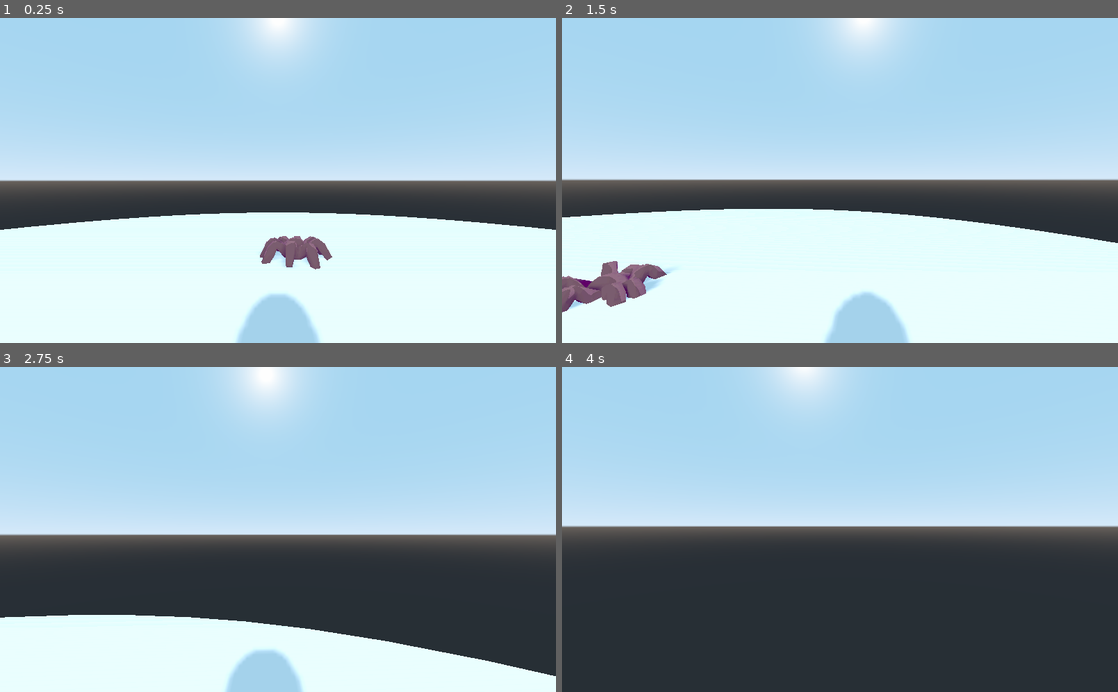
Above: before the commit, frames 1-4 (two rows, left to right).
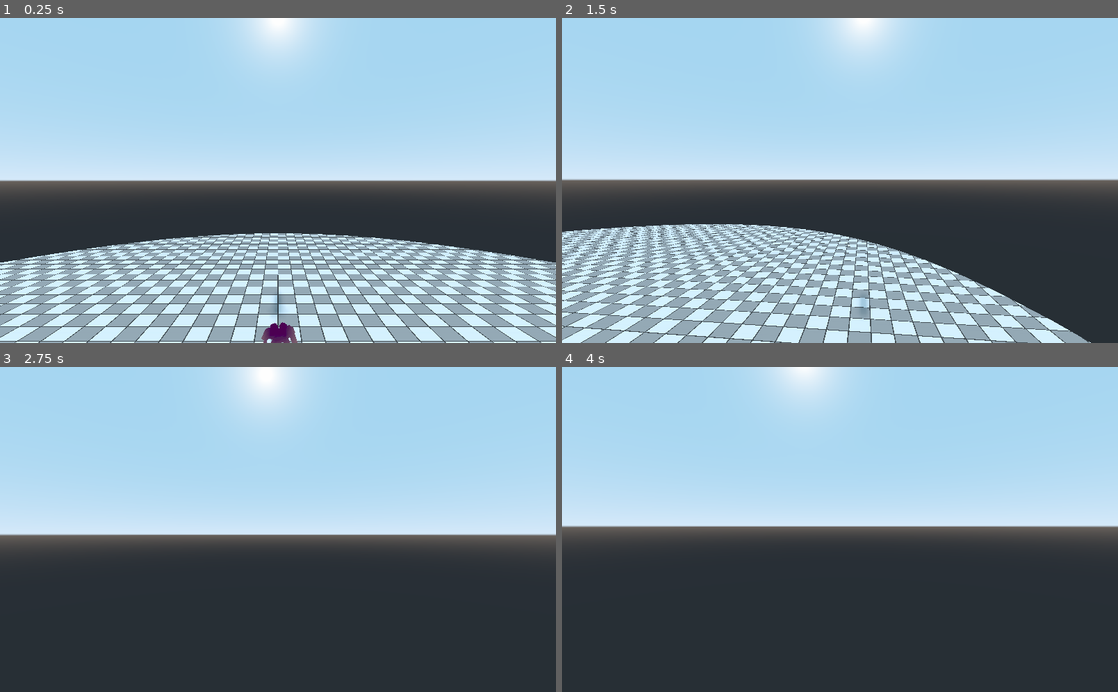
Above: after the commit, the same moments.

Repository: mdrgon1/SpiderBreeder
Game: Godot game, scene res://Scenes/Main.tscn
The game is run twice, just before and just after one commit, with the same random seed, the same clock (stepped at 60 frames per second) and the same inputs. This scene is started directly instead of the project's main scene.
Inputs (mouse positions are in pixels of both pictures, inside the frame that each line leads up to):
- Up to frame 1 (0.25 s): no input
- Up to frame 2 (1.5 s): tap Enter at 0.5 s; move the mouse to (962, 164) at 0.52 s; hold D (move_right) 0.53-1.28 s; tap Space (jump) at 0.6, 0.77, 1.07 s; click (962, 164) at 0.67 s; move the mouse to (812, 180) at 1.27 s; hold W (move_forward) from 1.28 s (still down); right-click (812, 180) at 1.35 s
- Up to frame 3 (2.75 s): keep holding W (move_forward); tap Space (jump) at 1.52, 1.55, 1.82, 2.3 s; move the mouse to (289, 523) at 2.02 s; press the mouse at (289, 523) at 2.03 s
- Up to frame 4 (4 s): keep holding W (move_forward); move the mouse to (834, 536) at 2.77 s; release the mouse at (834, 536) at 2.78 s; tap Space (jump) at 2.85, 3.02, 3.32, 3.5, 3.77, 3.8 s; move the mouse to (878, 532) at 3.52 s; hold Right mouse button (breed) from 3.53 s (still down)

The runs differ from the first frame. In frame 1, 26% of the frame differs, in the area x 0-100%, y 59-100%; in frame 2, 29%, in the area x 0-100%, y 58-100%; in frame 3, 18%; in frame 4, less than 0.1%.

Commit message:
fixed scaling and added island generation

Diff:
--- /dev/null
+++ b/Project/Assets/grid.shader
@@ -0,0 +1,25 @@
+shader_type spatial;
+
+uniform float size = 1.0;
+uniform vec3 offset = vec3(0.0);
+uniform vec4 light_col : hint_color = vec4(1.0);
+uniform vec4 dark_col : hint_color = vec4(vec3(0.5), 1.0);
+uniform vec4 border_col : hint_color = vec4(vec3(0.0), 1.0);
+uniform float borderThickness = 0.05;
+
+float len_sqrd(vec3 x){
+	return dot(abs(x), vec3(1.0));
+}
+
+void fragment(){
+	vec3 pos = (inverse(WORLD_MATRIX) * CAMERA_MATRIX * vec4(VERTEX, 1.0)).xyz - offset;
+	vec3 block_f = abs(2.0 * fract(pos / size) - 1.0);
+	float block_i = len_sqrd(floor(pos / size));
+	block_i = float(int(block_i) % 2);
+
+	float border = max(max(block_f.x, block_f.y), block_f.z);
+	border = step(1.0 - border, borderThickness);
+	vec4 col = mix(light_col, dark_col, block_i);
+	col = mix(col, border_col, border);
+	ALBEDO = vec3(col.rgb);
+}
--- a/Project/Autoloads/Islands.gd
+++ b/Project/Autoloads/Islands.gd
@@ -29,3 +29,31 @@
 			break
 
 	return to_pos
+
+# yuck
+func get_island_bounds(s : PackedScene) -> Shape:
+	var state := s.get_state()
+	var bounds_area_path = null
+	for i in range(state.get_node_count()):
+		if "IslandBounds" in state.get_node_groups(i):
+			bounds_area_path = state.get_node_path(i)
+	if(bounds_area_path == null):
+		push_error("Scene does not contain Island Bounds node")
+		return null
+	for i in range(state.get_node_count()):
+		if state.get_node_path(i, true) == bounds_area_path:
+			for j in range(state.get_node_property_count(i)):
+				if(state.get_node_property_name(i, j) == "shape"):
+					return state.get_node_property_value(i, j)
+	return null
+
+func _process(delta):
+	var islands := get_tree().get_nodes_in_group("Island")
+	islands.shuffle()
+	for island in islands :
+		if (
+			island.translation.distance_to(Utils.player.translation) < 100.0
+			and island.neighbors.size() < 4
+			and island.attempt_new_island(load("res://Scenes/Islands/Base.tscn"))
+			):
+				break
--- a/Project/Autoloads/Utils.gd
+++ b/Project/Autoloads/Utils.gd
@@ -1 +1,10 @@
 extends Spatial
+
+var player : Player
+
+func random_vec() -> Vector3:
+	return Vector3(
+		rand_range(-1, 1),
+		rand_range(-1, 1),
+		rand_range(-1, 1)
+	)
--- /dev/null
+++ b/Project/Scenes/Islands/Ball.tscn
@@ -0,0 +1,28 @@
+[gd_scene load_steps=5 format=2]
+
+[ext_resource path="res://Scripts/Island.gd" type="Script" id=1]
+
+[sub_resource type="SphereShape" id=1]
+
+[sub_resource type="SphereMesh" id=2]
+
+[sub_resource type="SphereShape" id=3]
+radius = 3.0
+
+[node name="Island" type="Spatial" groups=["Climbable", "Island"]]
+script = ExtResource( 1 )
+
+[node name="StaticBody" type="StaticBody" parent="."]
+collision_layer = 3
+collision_mask = 3
+
+[node name="CollisionShape" type="CollisionShape" parent="StaticBody"]
+shape = SubResource( 1 )
+
+[node name="MeshInstance" type="MeshInstance" parent="StaticBody"]
+mesh = SubResource( 2 )
+
+[node name="Bounds" type="Area" parent="." groups=["IslandBounds"]]
+
+[node name="CollisionShape" type="CollisionShape" parent="Bounds"]
+shape = SubResource( 3 )
--- a/Project/Scenes/Islands/Base.tscn
+++ b/Project/Scenes/Islands/Base.tscn
@@ -1,18 +1,31 @@
-[gd_scene load_steps=4 format=2]
+[gd_scene load_steps=7 format=2]
+
+[ext_resource path="res://Scripts/Island.gd" type="Script" id=1]
+[ext_resource path="res://Assets/grid.shader" type="Shader" id=2]
 
 [sub_resource type="CylinderShape" id=1]
-height = 6.0
-radius = 60.0
+height = 3.0
+radius = 30.0
 
 [sub_resource type="CylinderMesh" id=2]
-top_radius = 60.0
-bottom_radius = 60.0
-height = 6.0
+top_radius = 30.0
+bottom_radius = 30.0
+height = 3.0
+
+[sub_resource type="ShaderMaterial" id=4]
+shader = ExtResource( 2 )
+shader_param/size = 1.0
+shader_param/offset = Vector3( 0, 0, 0 )
+shader_param/light_col = Color( 0.909804, 0.909804, 0.909804, 1 )
+shader_param/dark_col = Color( 0.631373, 0.631373, 0.631373, 1 )
+shader_param/border_col = Color( 0.282353, 0.282353, 0.282353, 1 )
+shader_param/borderThickness = 0.05
 
 [sub_resource type="SphereShape" id=3]
-radius = 21.833
+radius = 53.31
 
-[node name="Island" type="Spatial" groups=["Climbable"]]
+[node name="Island" type="Spatial" groups=["Climbable", "Island"]]
+script = ExtResource( 1 )
 
 [node name="StaticBody" type="StaticBody" parent="."]
 collision_layer = 3
@@ -23,8 +36,10 @@
 
 [node name="MeshInstance" type="MeshInstance" parent="StaticBody"]
 mesh = SubResource( 2 )
+material/0 = SubResource( 4 )
 
-[node name="Bounds" type="Area" parent="."]
+[node name="Bounds" type="Area" parent="." groups=["IslandBounds"]]
 
 [node name="CollisionShape" type="CollisionShape" parent="Bounds"]
+transform = Transform( 1.00242, 0, 0, 0, 1.00242, 0, 0, 0, 1.00242, 0, 0, 0 )
 shape = SubResource( 3 )
--- a/Project/Scenes/Main.tscn
+++ b/Project/Scenes/Main.tscn
@@ -10,7 +10,8 @@
 transform = Transform( 1, 0, 0, 0, 1, 0, 0, 0, 1, 0, -4, 0 )
 
 [node name="spider" parent="." instance=ExtResource( 1 )]
-transform = Transform( 1, 0, 0, 0, 1, 0, 0, 0, 1, 0, 1.51714, -27.2943 )
+transform = Transform( 1, 0, 0, 0, 1, 0, 0, 0, 1, 0, 1.51714, -4.64602 )
+angular_damp = 10.0
 
 [node name="DirectionalLight" type="DirectionalLight" parent="."]
 transform = Transform( 1, 0, 0, 0, 0.893481, 0.449101, 0, -0.449101, 0.893481, 0, 0, 0 )
--- a/Project/Scenes/Player.tscn
+++ b/Project/Scenes/Player.tscn
@@ -4,12 +4,12 @@
 [ext_resource path="res://Scripts/Player/Movement.gd" type="Script" id=2]
 
 [sub_resource type="CapsuleShape" id=1]
-radius = 2.0
-height = 4.0
+radius = 0.25
+height = 0.5
 
 [sub_resource type="CapsuleMesh" id=2]
-radius = 2.0
-mid_height = 4.0
+radius = 0.25
+mid_height = 0.5
 
 [node name="Player" type="KinematicBody" groups=["Climbable"]]
 collision_layer = 3
@@ -21,12 +21,13 @@
 shape = SubResource( 1 )
 
 [node name="Camera" type="Camera" parent="."]
-transform = Transform( 1, 0, 0, 0, 1, 0, 0, 0, 1, 0, 3, -1.8705 )
+transform = Transform( 1, 0, 0, 0, 1, 0, 0, 0, 1, 0, 0.276305, -0.203447 )
+far = 1000.0
 
 [node name="RayCast" type="RayCast" parent="Camera"]
-transform = Transform( 1, 0, 0, 0, 1, 0, 0, 0, 1, 0, 0, -0.129499 )
+transform = Transform( 1, 0, 0, 0, 1, 0, 0, 0, 1, 0, 0, -0.013 )
 enabled = true
-cast_to = Vector3( 0, 0, -20 )
+cast_to = Vector3( 0, 0, -2 )
 collision_mask = 6
 
 [node name="MeshInstance" type="MeshInstance" parent="."]
--- a/Project/Scenes/spider.tscn
+++ b/Project/Scenes/spider.tscn
@@ -56,10 +56,12 @@
 }
 
 [sub_resource type="CylinderShape" id=2]
-height = 1.64995
-radius = 2.96687
+height = 0.165
+radius = 0.297
 
 [sub_resource type="SphereMesh" id=3]
+radius = 0.1
+height = 0.2
 
 [node name="spider" groups=["Spider"] instance=ExtResource( 9 )]
 collision_layer = 2
@@ -67,9 +69,11 @@
 gravity_scale = 0.0
 contacts_reported = 5
 contact_monitor = true
-linear_damp = 0.5
-angular_damp = 4.0
+linear_damp = 0.1
 script = ExtResource( 2 )
+
+[node name="Armature" parent="." index="0"]
+transform = Transform( 0.1, 0, 0, 0, 0.1, 0, 0, 0, 0.1, 0, 0, 0 )
 
 [node name="Cube" parent="Armature/Skeleton" index="0"]
 material/0 = ExtResource( 3 )
@@ -102,30 +106,30 @@
 script = ExtResource( 4 )
 
 [node name="RayCast1" type="RayCast" parent="FloorCast" index="0"]
-transform = Transform( 1, 0, 0, 0, 1, 0, 0, 0, 1, 1, 0, -1 )
+transform = Transform( 1, 0, 0, 0, 1, 0, 0, 0, 1, 0.1, 0, -0.1 )
 enabled = true
-cast_to = Vector3( 1, -3, -1 )
+cast_to = Vector3( 0.1, -0.3, -0.1 )
 
 [node name="RayCast2" type="RayCast" parent="FloorCast" index="1"]
-transform = Transform( 1, 0, 0, 0, 1, 0, 0, 0, 1, 1, 0, 1 )
+transform = Transform( 1, 0, 0, 0, 1, 0, 0, 0, 1, 0.1, 0, 0.1 )
 enabled = true
-cast_to = Vector3( 1, -3, 1 )
+cast_to = Vector3( 0.1, -0.3, 0.1 )
 
 [node name="RayCast3" type="RayCast" parent="FloorCast" index="2"]
-transform = Transform( 1, 0, 0, 0, 1, 0, 0, 0, 1, -1, 0, -1 )
+transform = Transform( 1, 0, 0, 0, 1, 0, 0, 0, 1, -0.1, 0, -0.1 )
 enabled = true
-cast_to = Vector3( -1, -3, -1 )
+cast_to = Vector3( -0.1, -0.3, -0.1 )
 
 [node name="RayCast4" type="RayCast" parent="FloorCast" index="3"]
-transform = Transform( 1, 0, 0, 0, 1, 0, 0, 0, 1, -1, 0, 1 )
+transform = Transform( 1, 0, 0, 0, 1, 0, 0, 0, 1, -0.1, 0, 0.1 )
 enabled = true
-cast_to = Vector3( -1, -3, 1 )
+cast_to = Vector3( -0.1, -0.3, 0.1 )
 
 [node name="RayCast5" type="RayCast" parent="FloorCast" index="4"]
+visible = false
 enabled = true
-cast_to = Vector3( 0, -3, 0 )
+cast_to = Vector3( 0, -0.3, 0 )
 
 [node name="MeshInstance" type="MeshInstance" parent="." index="5"]
-transform = Transform( 0.427371, 0, 0, 0, 0.427371, 0, 0, 0, 0.427371, -2.96391, 0.582317, 0 )
-visible = false
+transform = Transform( 0.427371, 0, 0, 0, 0.427371, 0, 0, 0, 0.427371, -0.3, 0.06, 0 )
 mesh = SubResource( 3 )
--- /dev/null
+++ b/Project/Scenes/test3.tscn
@@ -0,0 +1,10 @@
+[gd_scene load_steps=2 format=2]
+
+[ext_resource path="res://Scenes/Islands/Ball.tscn" type="PackedScene" id=1]
+
+[node name="Spatial" type="Spatial"]
+
+[node name="Island" parent="." instance=ExtResource( 1 )]
+
+[node name="Camera" type="Camera" parent="."]
+transform = Transform( 1, 0, 0, 0, 1, 0, 0, 0, 1, 0, 2.86461, 38.4503 )
--- /dev/null
+++ b/Project/Scripts/Island.gd
@@ -0,0 +1,91 @@
+extends Spatial
+
+class_name Island
+
+onready var bounds : Area = $Bounds
+
+var neighbors = []
+
+func add_neighbor(i : Island) -> void:
+	if i != self and not(i in neighbors):
+		neighbors.append(i)
+		i.add_neighbor(self)
+
+func remove_neighbor(i : Island) -> void:
+	if i in neighbors:
+		neighbors.erase(i)
+		i.remove_neighbor(self)
+
+func island_bound_query() -> PhysicsShapeQueryParameters:
+	var q := PhysicsShapeQueryParameters.new()
+	q.collide_with_bodies = false
+	q.collide_with_areas = true
+	q.transform = global_transform
+	return q
+
+func _ready():
+	var space_state := get_world().direct_space_state
+	var q := island_bound_query()
+	var shape = bounds.shape_owner_get_shape(0, 0).duplicate()
+	if shape is SphereShape:
+		shape.radius *= 1.5
+	else:
+		printerr("NEED A CASE")
+	q.set_shape(shape)
+	var res = space_state.intersect_shape(q)
+	for c in res:
+		if(c.collider.owner is get_script()):
+			add_neighbor(c.collider.get_parent())
+
+func _exit_tree():
+	for n in neighbors:
+		remove_neighbor(n)
+
+func attempt_new_island(i : PackedScene) -> bool:
+	var to_neighbors := PoolVector3Array()
+	to_neighbors.resize(neighbors.size())
+
+	for i in range(neighbors.size()):
+		to_neighbors[i] = neighbors[i].translation - translation
+
+	var vec := Utils.random_vec().normalized()
+	if translation.y <= 30.0:
+		vec.y = abs(vec.y)
+	vec.y *= 0.15;
+	vec = vec.normalized()
+	print({
+		"translation": translation,
+		"vec": vec
+	})
+
+	for i in range(3):
+		var x := Vector3.ZERO
+		for n in to_neighbors:
+			x += vec - n
+		vec += 0.5 * x.normalized()
+		vec = vec.normalized()
+
+	var space_state := get_world().direct_space_state
+	var q := island_bound_query()
+	for island in get_tree().get_nodes_in_group("IslandBounds"):
+		if(island.owner != self):
+			q.exclude.append(island)
+	q.transform = global_transform.translated(vec * 1000.0)
+	var bounds = Islands.get_island_bounds(i)
+	q.set_shape(bounds)
+	var yuh = space_state.cast_motion(q, -vec * 1000.0)
+	var dist : float = yuh[0]
+
+	if dist == 0.0:
+		return false
+
+	var new_pos = translation + vec * 1000.0 * (1.0 - dist)
+	if new_pos.y < 50.0:
+		return false
+
+	var new_island : Island = i.instance()
+	new_island.translation = new_pos
+	get_parent().add_child(new_island)
+	add_neighbor(new_island)
+
+	return true
--- a/Project/Scripts/Player/Movement.gd
+++ b/Project/Scripts/Player/Movement.gd
@@ -2,6 +2,9 @@
 
 const SPEED := 30.0
 const SENSITIVITY := 0.002
+const GRAVITY := 0.0
+
+var vel := Vector3.ZERO
 
 func _input(event):
 	if event is InputEventMouseMotion:
@@ -13,10 +16,10 @@
 	var right : Vector3 = owner.transform.basis.x
 
 	var input := get_input_vec()
-	var vel := input.y * forward + input.x * right
-	vel *= SPEED
 
-	owner.move_and_slide(vel, Vector3.UP)
+	vel = SPEED * (input.y * forward + input.x * right) + Vector3.UP * vel.y
+	vel.y -= GRAVITY * delta
+	vel = owner.move_and_slide(vel, Vector3.UP)
 
 func get_input_vec() -> Vector2:
 	var out := Vector2.ZERO
--- a/Project/Scripts/Player/Player.gd
+++ b/Project/Scripts/Player/Player.gd
@@ -17,6 +17,9 @@
 		if c and c.is_in_group("Spider"):
 			eat_spider(c)
 
+func _enter_tree():
+	Utils.player = self
+
 func breed_spider():
 	var spider : CollisionObject = SPIDER_SCENE.instance()
 	var spider_collider_shape = spider.shape_owner_get_shape(0, 0)
--- a/Project/Scripts/Spider/Jump.gd
+++ b/Project/Scripts/Spider/Jump.gd
@@ -6,7 +6,6 @@
 var target : CollisionObject
 
 export var ready_to_land := false
-
 
 func _enter() -> void:
 	anim.play("jump")
--- a/Project/Scripts/Spider/spider.gd
+++ b/Project/Scripts/Spider/spider.gd
@@ -6,12 +6,12 @@
 onready var AI : Node = $AI
 
 export var WEB_SCENE = preload("res://Scenes/Web.tscn")
-export var GRAVITY := 80.0
-export var SPEED := 20.0
+export var GRAVITY := 8.0
+export var SPEED := 2.0
 
 var down := Vector3.DOWN
-var rot_snap := 90.0
-var vel_snap := 10.0
+var rot_snap := 10.0
+var vel_snap := 1.0
 var flat_vel := Vector3.ZERO
 var target_vel := Vector3.ZERO
 
@@ -35,7 +35,7 @@
 	flat_vel = Plane(transform.basis.y, 0.0).project(linear_velocity)
 
 	if !anim_override:
-		if flat_vel.length() > 1.0:
+		if flat_vel.length() > 0.1:
 			anim.run()
 		else:
 			anim.idle()
@@ -46,7 +46,7 @@
 	if auto_movement:
 		move_towards(target_vel)
 
-	if (flat_vel - flat_vel.project(-transform.basis.x)).length() > 0.5:
+	if (flat_vel - flat_vel.project(-transform.basis.x)).length() > 0.05:
 		var offset = flat_vel.normalized().cross(-transform.basis.x)
 		apply_torque_impulse(-offset * rot_snap * delta)
 
--- a/Project/project.godot
+++ b/Project/project.godot
@@ -9,12 +9,18 @@
 config_version=4
 
 _global_script_classes=[ {
+"base": "Spatial",
+"class": "Island",
+"language": "GDScript",
+"path": "res://Scripts/Island.gd"
+}, {
 "base": "KinematicBody",
 "class": "Player",
 "language": "GDScript",
 "path": "res://Scripts/Player/Player.gd"
 } ]
 _global_script_class_icons={
+"Island": "",
 "Player": ""
 }
 
